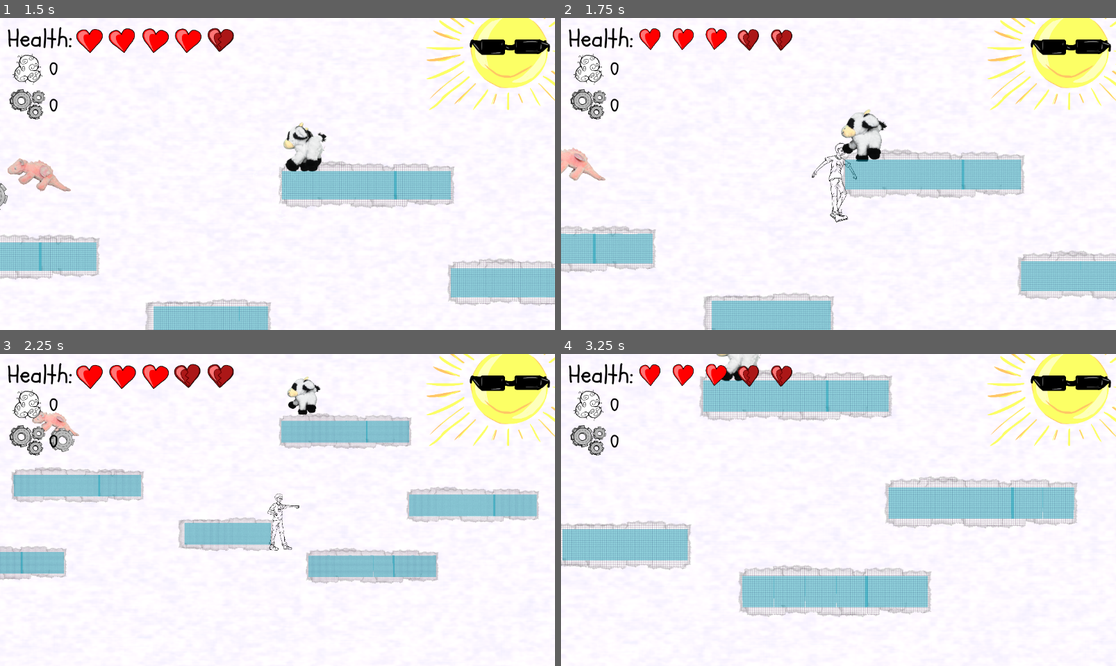
Above: before the commit, frames 1-4 (two rows, left to right).
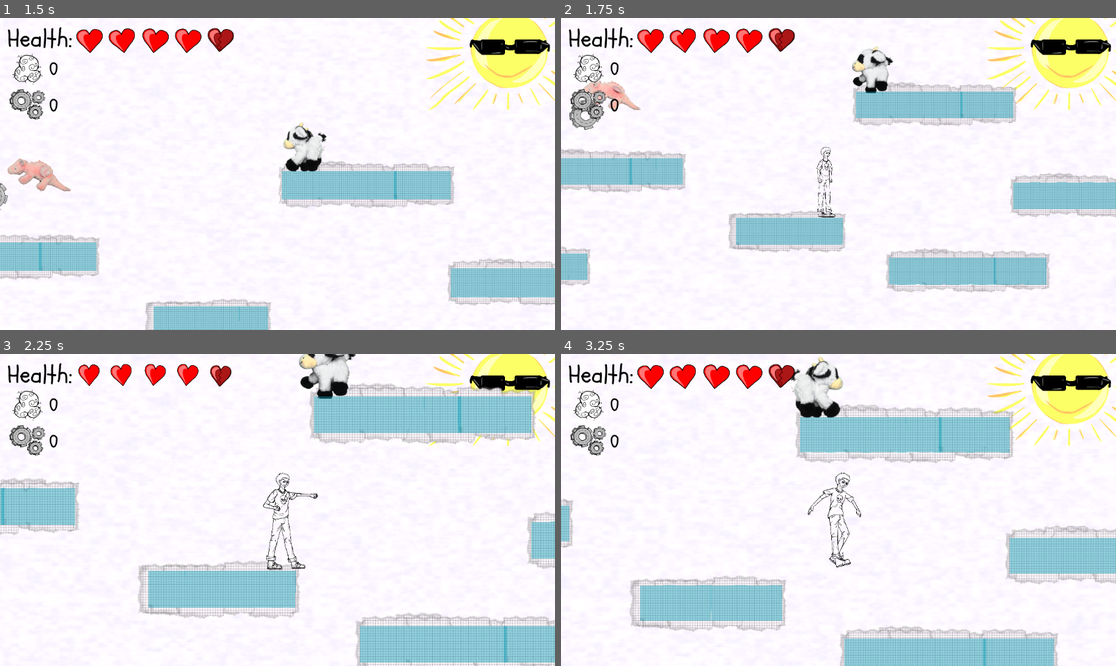
Above: after the commit, the same moments.

Repository: asger-finding/ddu-syds-droemmerejse
Game: Godot game, scene res://Root.tscn
Same seed, same stepped clock (60 frames per second), same inputs: the game is played once before the commit and once after it.
Inputs:
- Up to frame 1 (1.5 s): tap Enter (ui_accept) at 0.5, 0.77 s; hold Right (ui_right) 0.53-1.28 s; tap X (Punch) at 0.6, 1.35 s; hold Down (ui_down) from 1.28 s (still down)
- Up to frame 2 (1.75 s): keep holding Down (ui_down); tap Enter (ui_accept) at 1.52 s
- Up to frame 3 (2.25 s): release Down (ui_down) at 2.03 s; hold Right (ui_right) from 2.03 s (still down); tap X (Punch) at 2.1 s
- Up to frame 4 (3.25 s): release Right (ui_right) at 2.78 s; hold Up (ui_up) from 2.78 s (still down); tap X (Punch) at 2.85 s; tap Enter (ui_accept) at 3.02 s

Frame 1 is identical in both runs. In frame 2, 27% of the frame differs, in the area x 0-100%, y 3-100%; in frame 3, 30%; in frame 4, 33%, in the area x 0-100%, y 0-100%.

Commit message:
fix: remove redundant code fix: remove old assets

Diff:
--- /dev/null
+++ b/game/Drawing.gdshader
@@ -0,0 +1,77 @@
+shader_type canvas_item;
+
+uniform float opacity : hint_range(0.0, 1.0) = 0.2;
+uniform int blend_mode : hint_range(0, 4) = 1;
+
+// Blend mode options:
+// 0 = Normal
+// 1 = Multiply (good for paper)
+// 2 = Overlay
+// 3 = Soft Light (very subtle)
+// 4 = Hard Light
+
+vec3 blend_multiply(vec3 base, vec3 blend) {
+    return base * blend;
+}
+
+vec3 blend_overlay(vec3 base, vec3 blend) {
+    vec3 result;
+    result.r = base.r < 0.5 ? (2.0 * base.r * blend.r) : (1.0 - 2.0 * (1.0 - base.r) * (1.0 - blend.r));
+    result.g = base.g < 0.5 ? (2.0 * base.g * blend.g) : (1.0 - 2.0 * (1.0 - base.g) * (1.0 - blend.g));
+    result.b = base.b < 0.5 ? (2.0 * base.b * blend.b) : (1.0 - 2.0 * (1.0 - base.b) * (1.0 - blend.b));
+    return result;
+}
+
+vec3 blend_soft_light(vec3 base, vec3 blend) {
+    vec3 result;
+    result.r = blend.r < 0.5 ? (base.r - (1.0 - 2.0 * blend.r) * base.r * (1.0 - base.r)) :
+               (base.r + (2.0 * blend.r - 1.0) * (sqrt(base.r) - base.r));
+    result.g = blend.g < 0.5 ? (base.g - (1.0 - 2.0 * blend.g) * base.g * (1.0 - base.g)) :
+               (base.g + (2.0 * blend.g - 1.0) * (sqrt(base.g) - base.g));
+    result.b = blend.b < 0.5 ? (base.b - (1.0 - 2.0 * blend.b) * base.b * (1.0 - base.b)) :
+               (base.b + (2.0 * blend.b - 1.0) * (sqrt(base.b) - base.b));
+    return result;
+}
+
+vec3 blend_hard_light(vec3 base, vec3 blend) {
+    vec3 result;
+    result.r = blend.r < 0.5 ? (2.0 * base.r * blend.r) : (1.0 - 2.0 * (1.0 - base.r) * (1.0 - blend.r));
+    result.g = blend.g < 0.5 ? (2.0 * base.g * blend.g) : (1.0 - 2.0 * (1.0 - base.g) * (1.0 - blend.g));
+    result.b = blend.b < 0.5 ? (2.0 * base.b * blend.b) : (1.0 - 2.0 * (1.0 - base.b) * (1.0 - blend.b));
+    return result;
+}
+
+void fragment() {
+    // Get the texture color
+    vec4 tex_color = texture(TEXTURE, UV);
+
+    // Apply opacity
+    tex_color.a *= opacity;
+
+    // Get the background color (what's behind this control)
+    vec4 bg_color = vec4(1.0, 1.0, 1.0, 1.0); // Default white background
+
+    // Apply blending based on selected mode
+    vec3 blended_color;
+
+    if (blend_mode == 0) {
+        // Normal blend
+        blended_color = tex_color.rgb;
+    } else if (blend_mode == 1) {
+        // Multiply blend (darkens - good for paper)
+        blended_color = blend_multiply(bg_color.rgb, tex_color.rgb);
+    } else if (blend_mode == 2) {
+        // Overlay blend
+        blended_color = blend_overlay(bg_color.rgb, tex_color.rgb);
+    } else if (blend_mode == 3) {
+        // Soft Light blend (subtle)
+        blended_color = blend_soft_light(bg_color.rgb, tex_color.rgb);
+    } else if (blend_mode == 4) {
+        // Hard Light blend
+        blended_color = blend_hard_light(bg_color.rgb, tex_color.rgb);
+    } else {
+        blended_color = tex_color.rgb;
+    }
+
+    COLOR = vec4(blended_color, tex_color.a);
+}
--- a/game/Scripts/Enemy.gd
+++ b/game/Scripts/Enemy.gd
@@ -20,15 +20,11 @@
 var knockback_time := 0.0
 var knockback_velocity := Vector2.ZERO
 var player_inside = false
-var player_temp
 
 func _ready() -> void:
 	_animated_sprite.play(enemy_class)
 
 func _process(_delta: float) -> void:
-	if player_inside:
-		hit_player()
-		print("inside")
 	if health <= 0:
 		kill()
 
@@ -100,25 +96,17 @@
 
 func _on_area_2d_body_entered(body: Node2D) -> void:
 	player_inside = true
-	player_temp = body
-	hit_player( )
+	hit_body(body)
 
-func hit_player():
-	print(player_temp)
-	if player_temp is Player:
-		var player = player_temp
+func hit_body(body):
+	if body is Player:
+		var player = body
 		var already_stunned = player.stun(stun_time)
-		print(player.stun(stun_time))
 		if already_stunned:
 			return
 
-		print("You took damage")
 		apply_knockback_to_player(player)
 		player.deal_damage(damage)
 
-
 func _on_area_2d_body_exited(body: Node2D) -> void:
-	print("out")
 	player_inside = false
-	player_temp = ""
-	pass # Replace with function body.
--- a/game/Scripts/Player.gd
+++ b/game/Scripts/Player.gd
@@ -216,7 +216,6 @@
 	var new_velocity = direction * launch_force
 
 	if ignore_current_velocity:
-		print(new_velocity)
 		velocity = new_velocity
 	else:
 		velocity += new_velocity
Not shown, removed: game/Assets/BackDrop/Måger/1 måge.png.import
Not shown, removed: game/Assets/BackDrop/Måger/2 måger igen.png.import
Not shown, removed: game/Assets/BackDrop/Måger/2 måger.png.import
Not shown, removed: game/Assets/BackDrop/Måger/3 måger.png.import
Not shown, removed: game/Assets/BackDrop/Måger/4 måger .png.import
Not shown, removed: game/Assets/BackDrop/Skyer/sommerrfugl 1.png.import
Not shown, removed: game/Assets/BackDrop/detaljer platform/Dino.png.import
Not shown, removed: game/Assets/BackDrop/detaljer platform/blomst 1.png.import
Not shown, removed: game/Assets/BackDrop/detaljer platform/blomst 2.png.import
Not shown, removed: game/Assets/BackDrop/detaljer platform/djævle.png.import
Not shown, removed: game/Assets/BackDrop/detaljer platform/rumskib.png.import
Not shown, removed: game/Assets/BackDrop/sommerfugle/sommerfugl 2.png.import
(and 22 more such lines)
